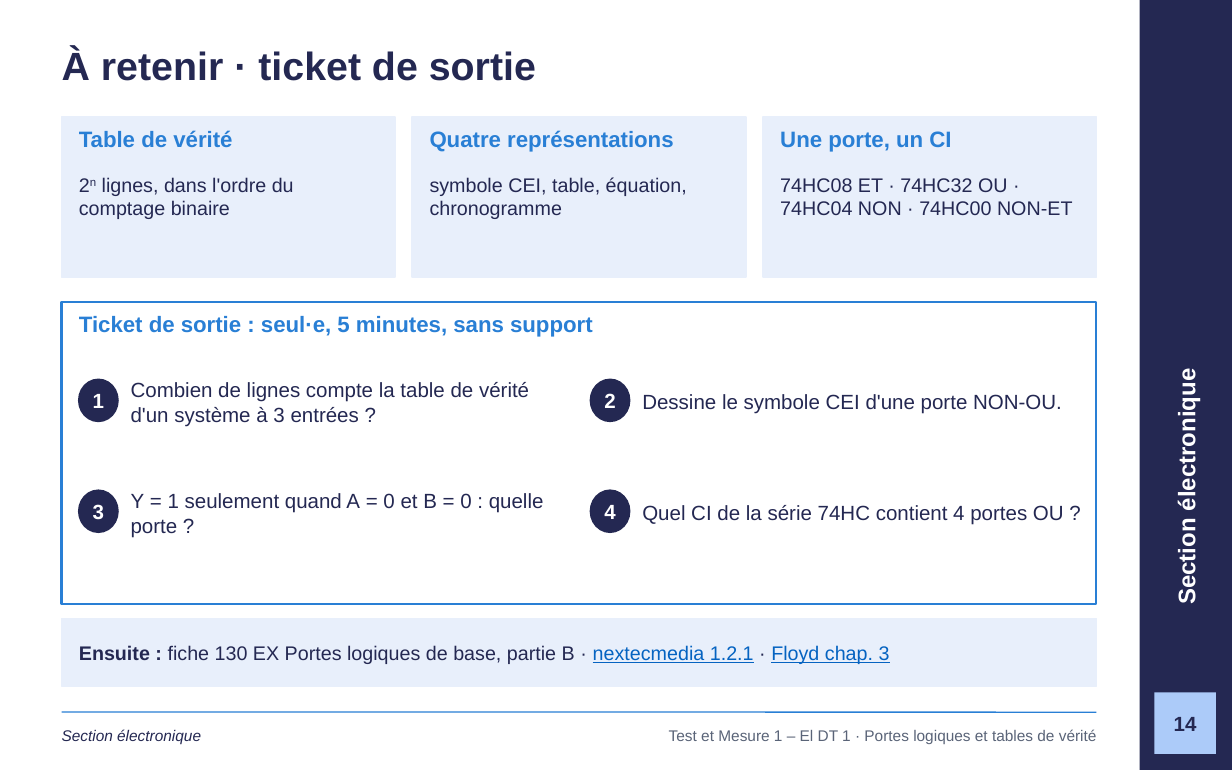
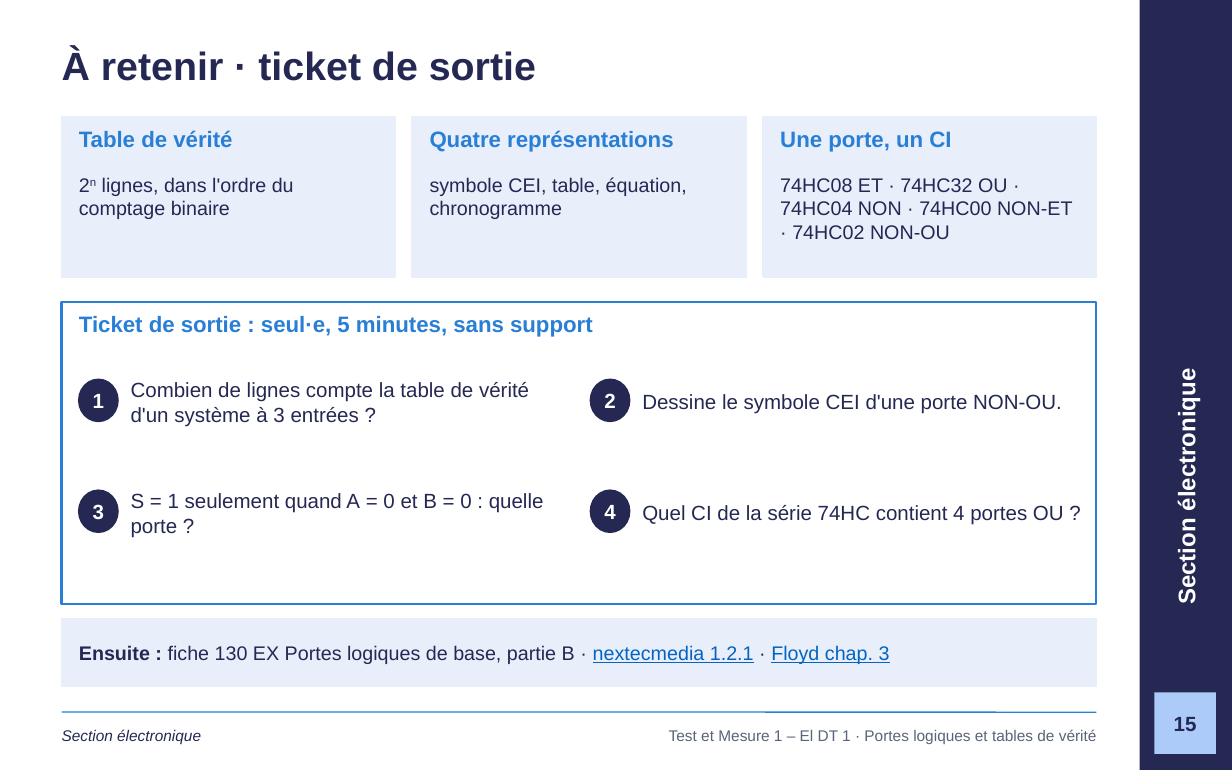
Before and after one commit to GlemoineETML/cours-etml, a slide deck: slide 15 of reference/tm1/semaine-1/120 Portes logiques et tables de vérité.pptx (slide 14 before the commit). Drawn at 1232x770 pixels with LibreOffice and Linux fonts; fonts in the diff are those of the drawing; background and template pictures are left out. Boxes give left, top, right and bottom in pixels: in the first picture for what was removed or moved away, otherwise in the second. Text is boxed around its words. In the diff, an @@ line names an element or a change of style, - is before the commit and + after.

```diff
--- a/reference/tm1/semaine-1/120 Portes logiques et tables de vérité.pptx
+++ b/reference/tm1/semaine-1/120 Portes logiques et tables de vérité.pptx
@@ text at (780, 178, 1073, 239): text changed @@
-74HC08 ET · 74HC32 OU · 74HC04 NON · 74HC00 NON‑ET
+74HC08 ET · 74HC32 OU · 74HC04 NON · 74HC00 NON‑ET · 74HC02 NON‑OU
@@ text at (131, 493, 544, 537): text changed @@
-Y = 1 seulement quand A = 0 et B = 0 : quelle porte ?
+S = 1 seulement quand A = 0 et B = 0 : quelle porte ?
@@ page number at (1174, 717, 1197, 731): text changed @@
-14
+15
```
Also in this commit, not shown: 16 other slides changed, 1 slide added, 24 other files.
